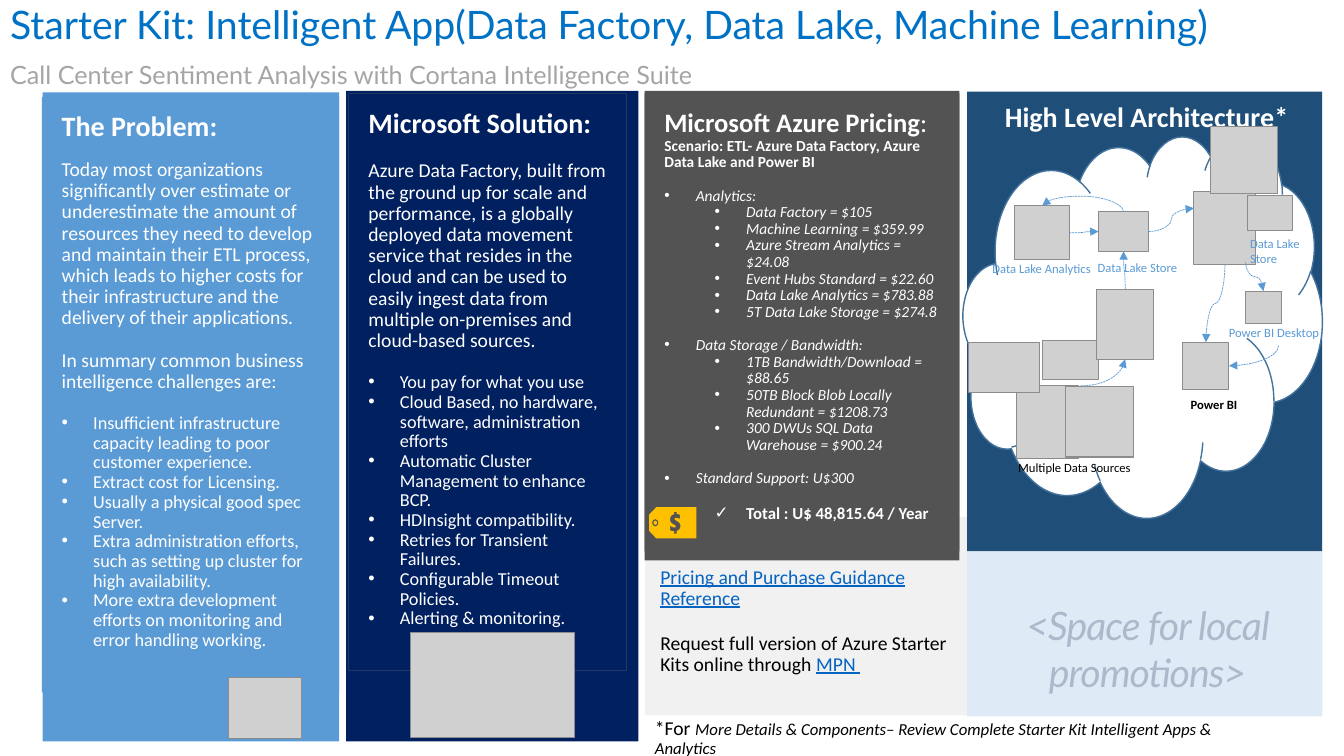
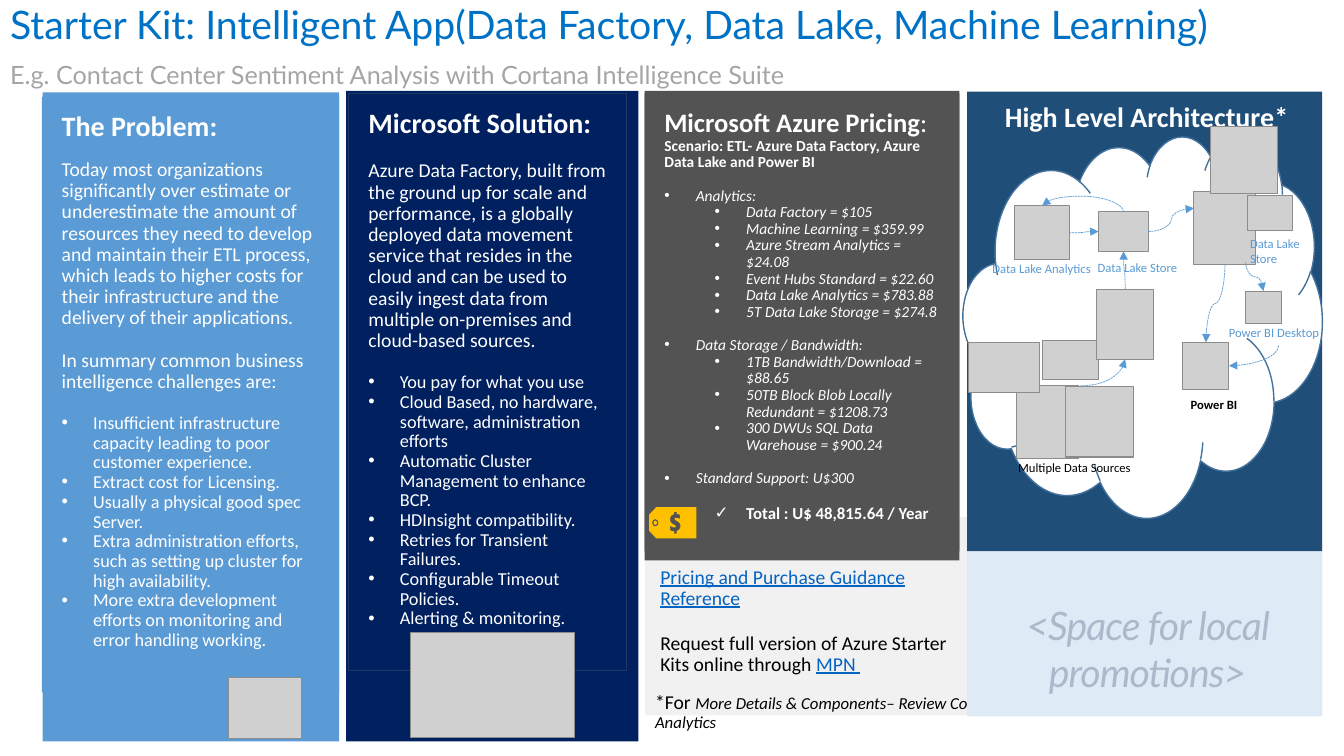
Before and after one commit to kulado/azure-starterkits, a slide deck: slide 4 of Content/Starter Kit - Intelligent Apps & Analytics/0 - Starter Kit - Intelligent Apps & Analytics.pptx. Drawn at 1344x756 pixels with LibreOffice and Linux fonts; fonts in the diff are those of the drawing; grey boxes stand for pictures. Boxes give left, top, right and bottom in pixels: in the first picture for what was removed or moved away, otherwise in the second. Text is boxed around its words. In the diff, an @@ line names an element or a change of style, - is before the commit and + after.

```diff
--- a/Content/Starter Kit - Intelligent Apps & Analytics/0 - Starter Kit - Intelligent Apps & Analytics.pptx
+++ b/Content/Starter Kit - Intelligent Apps & Analytics/0 - Starter Kit - Intelligent Apps & Analytics.pptx
@@ title at bbox=[10, 8, 1208, 89]: text changed @@
-Starter Kit: Intelligent App(Data Factory, Data Lake, Machine Learning)
-Call Center Sentiment Analysis with Cortana Intelligence Suite
+Starter Kit: Intelligent App(Data Factory, Data Lake, Machine Learning)
+E.g. Contact Center Sentiment Analysis with Cortana Intelligence Suite
@@ text "*For More Details & Components– ..." rewrapped from bbox=[655, 721, 1196, 756] to bbox=[655, 693, 1065, 731] @@
```
Also in this commit, not shown: 3 other slides changed, 3 other files.
